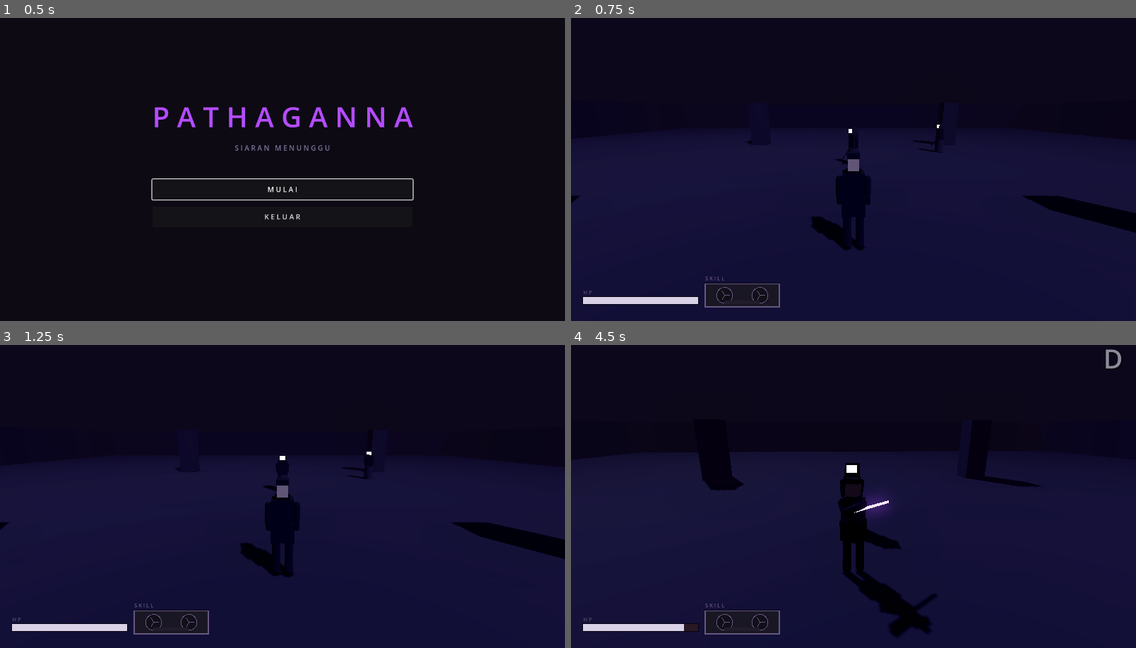
Above: before the commit, frames 1-4 (two rows, left to right).
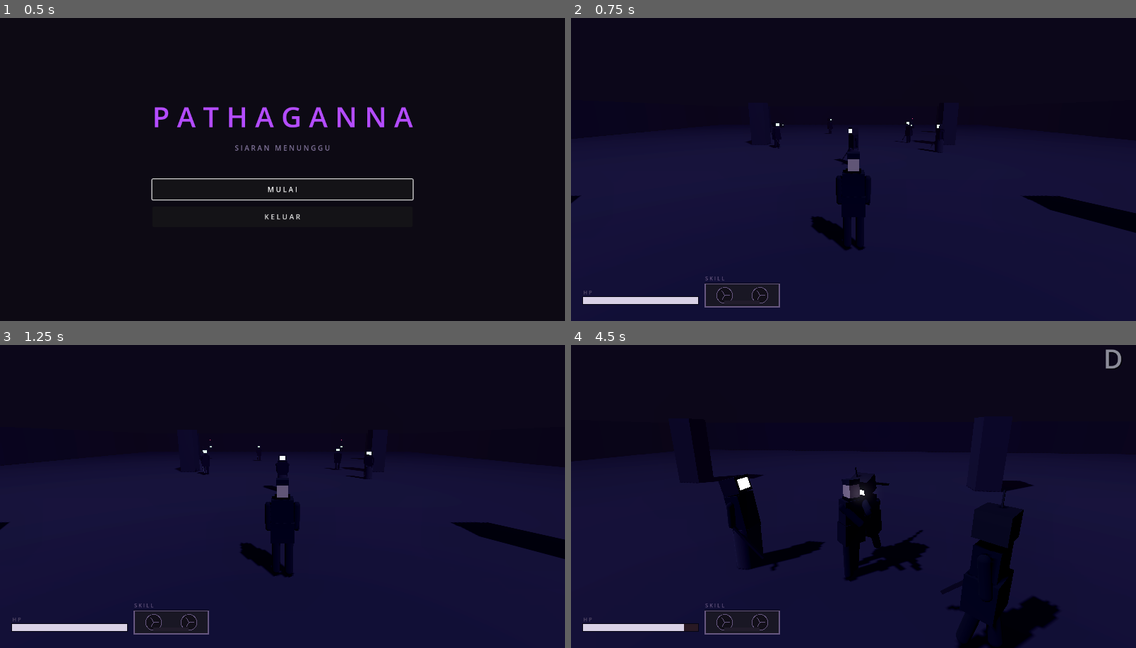
Above: after the commit, the same moments.

Repository: Watarufa/Pathaganna
Game: Godot game, scene res://scenes/main.tscn
The game is run twice, just before and just after one commit, with the same random seed, the same clock (stepped at 60 frames per second) and the same inputs.
Inputs (mouse positions are in pixels of both pictures, inside the frame that each line leads up to):
- Up to frame 1 (0.5 s): no input
- Up to frame 2 (0.75 s): click "M U L A I" at 0.5 s
- Up to frame 3 (1.25 s): no input
- Up to frame 4 (4.5 s): move the mouse to (881, 487) at 1.27 s; hold W (move_forward) from 1.28 s (still down); right-click (881, 487) at 1.35 s; move the mouse to (825, 490) at 2.02 s; click (825, 490) at 2.1 s; right-click (825, 490) at 2.3 s; move the mouse to (864, 484) at 2.77 s; tap Shift (dodge) at 2.85 s; right-click (864, 484) at 3.05 s; move the mouse to (847, 493) at 3.52 s; tap Tab (lockon) at 3.6 s; right-click (847, 493) at 3.8 s; move the mouse to (893, 493) at 4.27 s; right-click (893, 493) at 4.35 s

Frame 1 is identical in both runs. In frame 2, 0.1% of the frame differs, in the area x 35-65%, y 33-43%; in frame 3, less than 0.1%; in frame 4, 9.8%, in the area x 0-87%, y 24-100%.

Commit message:
add death screen and respawn loop that resets enemies

Diff:
--- /dev/null
+++ b/scenes/ui/death_screen.tscn
@@ -0,0 +1,6 @@
+[gd_scene load_steps=2 format=3]
+
+[ext_resource type="Script" path="res://scripts/ui/death_screen.gd" id="1_death"]
+
+[node name="DeathScreen" type="CanvasLayer"]
+script = ExtResource("1_death")
--- a/scripts/level/area.gd
+++ b/scripts/level/area.gd
@@ -1,19 +1,68 @@
-## Level graybox M2: lantai datar + environment gelap-neon dasar + dummy latihan,
-## plus perakitan sistem per-sesi (style meter, penyulut VFX, HUD).
-## M4 memecah menjadi 3 zona (Gerbang Kuil, Koridor Terkutuk, Arena Boss).
+## Level graybox M3: arena datar + environment gelap-neon dasar, dua gugus musuh,
+## dan perakitan sistem per-sesi (style meter, penyulut VFX, HUD).
+## M4 memecah ini menjadi 3 zona (Gerbang Kuil, Koridor Terkutuk, Arena Boss).
 extends Node3D
 
 const DUMMY_SCENE := preload("res://scenes/enemies/dummy.tscn")
+const KULTIS_SCENE := preload("res://scenes/enemies/kultis.tscn")
+const PENYIAR_SCENE := preload("res://scenes/enemies/penyiar.tscn")
 const HUD_SCENE := preload("res://scenes/ui/hud.tscn")
+
+## Penempatan musuh per zona. Total tetap di bawah ENEMY_COMMON.max_active
+## supaya batas performa terjaga (dummy latihan tidak dihitung — ia prop).
+const SPAWNS := [
+	# Zona 1 — Gerbang Kuil: ruang lapang, dua Kultis untuk belajar parry
+	{ kind = "kultis", pos = Vector3(-6, 0, -6) },
+	{ kind = "kultis", pos = Vector3(5, 0, -9) },
+	# Zona 2 — Koridor Terkutuk: campuran yang memaksa manajemen posisi
+	{ kind = "kultis", pos = Vector3(-3, 0, -18) },
+	{ kind = "penyiar", pos = Vector3(-10, 0, -21) },
+	{ kind = "penyiar", pos = Vector3(8, 0, -20) },
+]
+
+var _enemies: Array[EnemyBase] = []
 
 func _ready() -> void:
 	_build_environment()
 	_build_graybox()
 	_spawn_dummies()
+	_spawn_enemies()
 	_build_systems()
 
 func get_player_spawn() -> Vector3:
 	return Vector3(0, 0.15, 8)
+
+## Death loop: semua musuh kembali ke kondisi awal saat player respawn.
+func reset_enemies() -> void:
+	for e in _enemies:
+		if is_instance_valid(e):
+			e.reset()
+		else:
+			_respawn_missing()
+			return
+	_clear_projectiles()
+
+## Ada musuh yang sudah di-free (mati) — bangun ulang seluruh gugus.
+func _respawn_missing() -> void:
+	for e in _enemies:
+		if is_instance_valid(e):
+			e.queue_free()
+	_enemies.clear()
+	_clear_projectiles()
+	_spawn_enemies()
+
+func _clear_projectiles() -> void:
+	for n in get_children():
+		if n is SignalProjectile:
+			n.queue_free()
+
+func _spawn_enemies() -> void:
+	for s in SPAWNS:
+		var scene: PackedScene = KULTIS_SCENE if s.kind == "kultis" else PENYIAR_SCENE
+		var e: EnemyBase = scene.instantiate()
+		e.position = s.pos
+		add_child(e)
+		_enemies.append(e)
 
 func _build_systems() -> void:
 	var style := StyleMeter.new()
@@ -53,13 +102,14 @@
 	add_child(sun)
 
 func _build_graybox() -> void:
-	_static_box(Vector3(60, 1, 60), Vector3(0, -0.5, 0), Palette.STONE)      # lantai
-	_static_box(Vector3(60, 4, 1), Vector3(0, 2, -30), Palette.STONE)        # dinding
+	_static_box(Vector3(60, 1, 70), Vector3(0, -0.5, -5), Palette.STONE)     # lantai
+	_static_box(Vector3(60, 4, 1), Vector3(0, 2, -40), Palette.STONE)        # dinding
 	_static_box(Vector3(60, 4, 1), Vector3(0, 2, 30), Palette.STONE)
-	_static_box(Vector3(1, 4, 60), Vector3(-30, 2, 0), Palette.STONE)
-	_static_box(Vector3(1, 4, 60), Vector3(30, 2, 0), Palette.STONE)
+	_static_box(Vector3(1, 4, 70), Vector3(-30, 2, -5), Palette.STONE)
+	_static_box(Vector3(1, 4, 70), Vector3(30, 2, -5), Palette.STONE)
 	# pilar orientasi
-	for p in [Vector3(-8, 1.75, -8), Vector3(8, 1.75, -8), Vector3(-8, 1.75, 8), Vector3(8, 1.75, 8)]:
+	for p in [Vector3(-8, 1.75, -8), Vector3(8, 1.75, -8), Vector3(-8, 1.75, 8), Vector3(8, 1.75, 8),
+			Vector3(-12, 1.75, -20), Vector3(12, 1.75, -20)]:
 		_static_box(Vector3(1.2, 3.5, 1.2), p, Palette.STONE)
 
 func _static_box(size: Vector3, pos: Vector3, mat: Material) -> void:
@@ -81,7 +131,7 @@
 	add_child(body)
 
 func _spawn_dummies() -> void:
-	# dua dummy: satu di depan spawn, satu terpisah untuk menguji cycle lock-on
+	# dummy latihan tetap ada di dekat spawn — target aman untuk menguji feel
 	for pos in [Vector3(0, 0, 0), Vector3(6, 0, -4)]:
 		var d := DUMMY_SCENE.instantiate()
 		d.position = pos
--- a/scripts/main.gd
+++ b/scripts/main.gd
@@ -6,14 +6,18 @@
 const AREA_SCENE := "res://scenes/level/area.tscn"
 const PLAYER_SCENE := "res://scenes/player/player.tscn"
 const OVERLAY_SCENE := "res://scenes/ui/debug_overlay.tscn"
+const DEATH_SCENE := "res://scenes/ui/death_screen.tscn"
 const COMBAT_SMOKE := "res://scripts/dev/combat_smoke.gd"
 
 var _current: Node = null
 var _overlay: CanvasLayer = null
+var _player: Node = null
+var _death_screen: CanvasLayer = null
 
 func _ready() -> void:
 	_overlay = load(OVERLAY_SCENE).instantiate()
 	add_child(_overlay)
+	CombatEvents.player_died.connect(_on_player_died)
 	# `-- --smoke` / `-- --combat-smoke` dari CLI: langsung boot gameplay tanpa menu
 	var args := OS.get_cmdline_user_args()
 	if "--smoke" in args or "--combat-smoke" in args:
@@ -40,16 +44,49 @@
 	var area: Node = load(AREA_SCENE).instantiate()
 	add_child(area)
 	_current = area
-	var player: Node = load(PLAYER_SCENE).instantiate()
-	player.position = area.get_player_spawn()
-	area.add_child(player)
-	_overlay.player = player
+	_spawn_player(area)
 
 	if "--combat-smoke" in OS.get_cmdline_user_args():
 		var smoke: Node = load(COMBAT_SMOKE).new()
 		smoke.name = "CombatSmoke"
-		smoke.player = player
+		smoke.player = _player
 		area.add_child(smoke)
+
+func _spawn_player(area: Node) -> void:
+	var player: Node = load(PLAYER_SCENE).instantiate()
+	player.position = area.get_player_spawn()
+	area.add_child(player)
+	_player = player
+	_overlay.player = player
+
+# ------------------------------------------------------------- death loop
+## M3: respawn di titik awal area. M4 menggantinya dengan Ganna terakhir.
+func _on_player_died() -> void:
+	if GameManager.state != GameManager.GameState.PLAYING:
+		return
+	GameManager.state = GameManager.GameState.DEAD
+	TimeJuice.clear()
+	if _death_screen != null:
+		return
+	_death_screen = load(DEATH_SCENE).instantiate()
+	add_child(_death_screen)
+	_death_screen.respawn_requested.connect(_respawn)
+
+func _respawn() -> void:
+	if _death_screen != null:
+		_death_screen.queue_free()
+		_death_screen = null
+	if not is_instance_valid(_current):
+		return
+
+	if is_instance_valid(_player):
+		_player.queue_free()
+	# player baru mengambil meter yang dipertahankan lewat GameManager
+	_spawn_player(_current)
+	_current.reset_enemies()
+	GameManager.state = GameManager.GameState.PLAYING
+	Input.mouse_mode = Input.MOUSE_MODE_CAPTURED
+	CombatEvents.player_respawned.emit()
 
 func _unhandled_input(event: InputEvent) -> void:
 	# Sementara (sampai pause menu M4): Esc melepas/menangkap mouse saat gameplay
@@ -66,6 +103,10 @@
 	TimeJuice.clear()
 	if _overlay != null:
 		_overlay.player = null
+	if _death_screen != null:
+		_death_screen.queue_free()
+		_death_screen = null
 	if is_instance_valid(_current):
 		_current.queue_free()
 	_current = null
+	_player = null
--- /dev/null
+++ b/scripts/ui/death_screen.gd
@@ -0,0 +1,44 @@
+## Layar kalah: "SINYAL HILANG" + statis berkedip, auto-respawn setelah
+## LEVEL.death_screen_time. Versi final (partikel statis penuh) menyusul di M5.
+extends CanvasLayer
+
+signal respawn_requested
+
+var _time := 0.0
+var _fired := false
+var _static_rect: ColorRect
+var _title: Label
+
+func _ready() -> void:
+	layer = 50
+	process_mode = Node.PROCESS_MODE_ALWAYS
+
+	var bg := ColorRect.new()
+	bg.set_anchors_preset(Control.PRESET_FULL_RECT)
+	bg.color = Color(0.02, 0.015, 0.03, 0.82)
+	add_child(bg)
+
+	_static_rect = ColorRect.new()
+	_static_rect.set_anchors_preset(Control.PRESET_FULL_RECT)
+	_static_rect.color = Color(0.7, 0.75, 0.72, 0.05)
+	add_child(_static_rect)
+
+	var center := CenterContainer.new()
+	center.set_anchors_preset(Control.PRESET_FULL_RECT)
+	add_child(center)
+
+	_title = Label.new()
+	_title.text = "S I N Y A L   H I L A N G"
+	_title.horizontal_alignment = HORIZONTAL_ALIGNMENT_CENTER
+	_title.add_theme_font_size_override("font_size", 58)
+	_title.add_theme_color_override("font_color", Color(0.9, 0.9, 0.92))
+	center.add_child(_title)
+
+func _process(delta: float) -> void:
+	_time += delta
+	# flicker statis: intensitas acak, kesan siaran yang putus
+	_static_rect.color.a = randf_range(0.02, 0.09)
+	_title.modulate.a = 0.65 + 0.35 * absf(sin(_time * 3.0))
+	if not _fired and _time >= Balance.LEVEL.death_screen_time:
+		_fired = true
+		respawn_requested.emit()
Not shown, added: scripts/ui/death_screen.gd.uid
